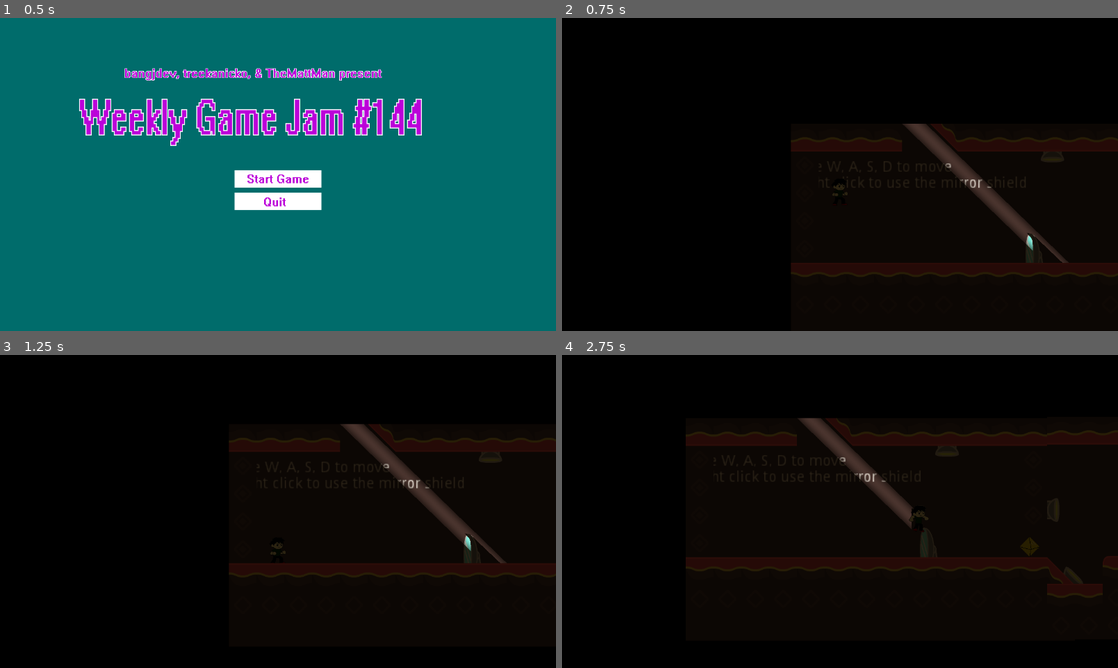
Above: before the commit, frames 1-4 (two rows, left to right).
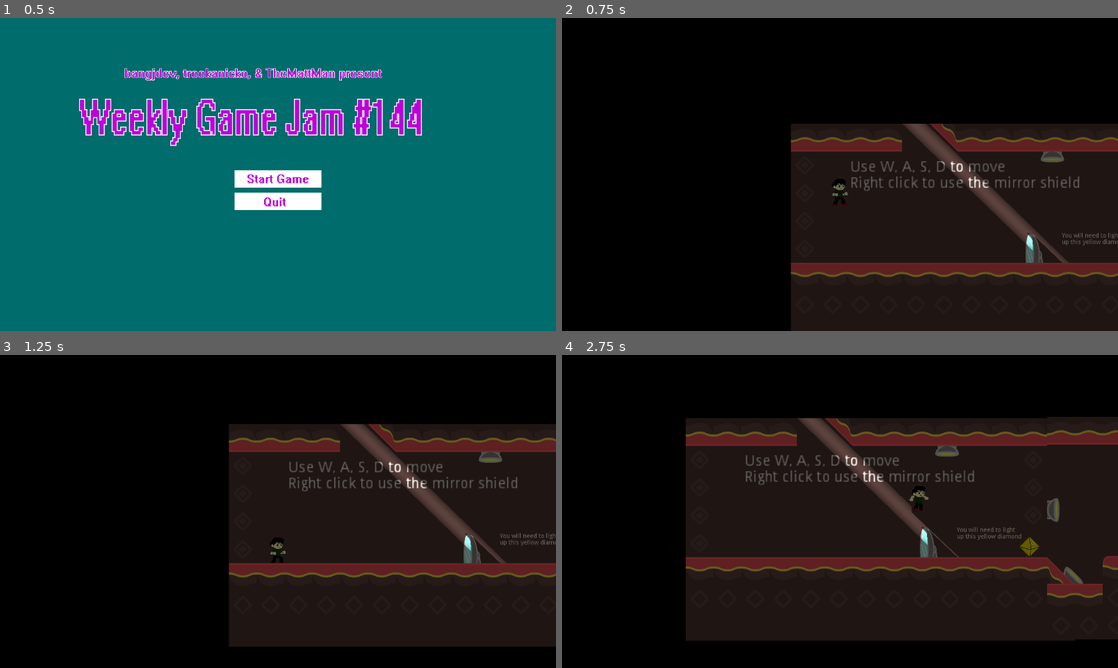
Above: after the commit, the same moments.

Repository: bangjdev/the-guiding-light
Game: Godot game, scene res://Title.tscn
Two runs of this game, one before a commit and one after it. Both use one fixed random seed, a clock stepped at 60 frames per second and the inputs below.
Inputs (mouse positions are in pixels of both pictures, inside the frame that each line leads up to):
- Up to frame 1 (0.5 s): no input
- Up to frame 2 (0.75 s): click (840, 177) at 0.5 s
- Up to frame 3 (1.25 s): no input
- Up to frame 4 (2.75 s): tap Enter at 1.25, 2 s; move the mouse to (962, 495) at 1.27 s; hold Right mouse button (use_mirror) 1.28-2.03 s; hold D (p1_right) from 1.28 s (still down); tap Space (p1_jump) at 1.52, 2.27 s; move the mouse to (728, 527) at 2.02 s; right-click (728, 527) at 2.1 s

Frame 1 is identical in both runs. In frame 2, 6.3% of the frame differs, in the area x 41-100%, y 33-83%; in frame 3, 6.4%; in frame 4, 8.8%, in the area x 22-100%, y 20-78%.

Commit message:
Changed darkness

Diff:
--- a/MainScene.gd
+++ b/MainScene.gd
@@ -8,7 +8,7 @@
 
 # Called when the node enters the scene tree for the first time.
 func _ready():
-    music.play()
+	music.play()
 
 
 # Called every frame. 'delta' is the elapsed time since the previous frame.
--- a/MainScene.tscn
+++ b/MainScene.tscn
@@ -13,9 +13,9 @@
 script = ExtResource( 4 )
 
 [node name="Instruction" type="RichTextLabel" parent="."]
-margin_left = 12.9642
+margin_left = 136.0
 margin_top = 659.496
-margin_right = 425.964
+margin_right = 549.0
 margin_bottom = 699.496
 rect_scale = Vector2( 2.4, 2.48 )
 text = "Use W, A, S, D to move
@@ -43,10 +43,20 @@
 
 [node name="CanvasModulate" type="CanvasModulate" parent="."]
 position = Vector2( 4904.34, -384 )
-color = Color( 0.17, 0.137417, 0.0918, 1 )
+color = Color( 0.427451, 0.415686, 0.403922, 1 )
 
 [node name="AudioStreamPlayer2D" type="AudioStreamPlayer2D" parent="."]
 stream = ExtResource( 8 )
 autoplay = true
 max_distance = 20000.0
 attenuation = 0.008088
+
+[node name="RichTextLabel" type="RichTextLabel" parent="."]
+margin_left = 624.0
+margin_top = 827.263
+margin_right = 777.0
+margin_bottom = 891.263
+text = "You will need to light up this yellow diamond"
+__meta__ = {
+"_edit_use_anchors_": false
+}
--- a/Player1.tscn
+++ b/Player1.tscn
@@ -53,7 +53,6 @@
 [node name="Player1" type="KinematicBody2D"]
 script = ExtResource( 4 )
 run_speed = 300
-jump_speed = -700
 
 [node name="CollisionShape2D" type="CollisionShape2D" parent="."]
 position = Vector2( -8.47033e-22, 5.82356 )
